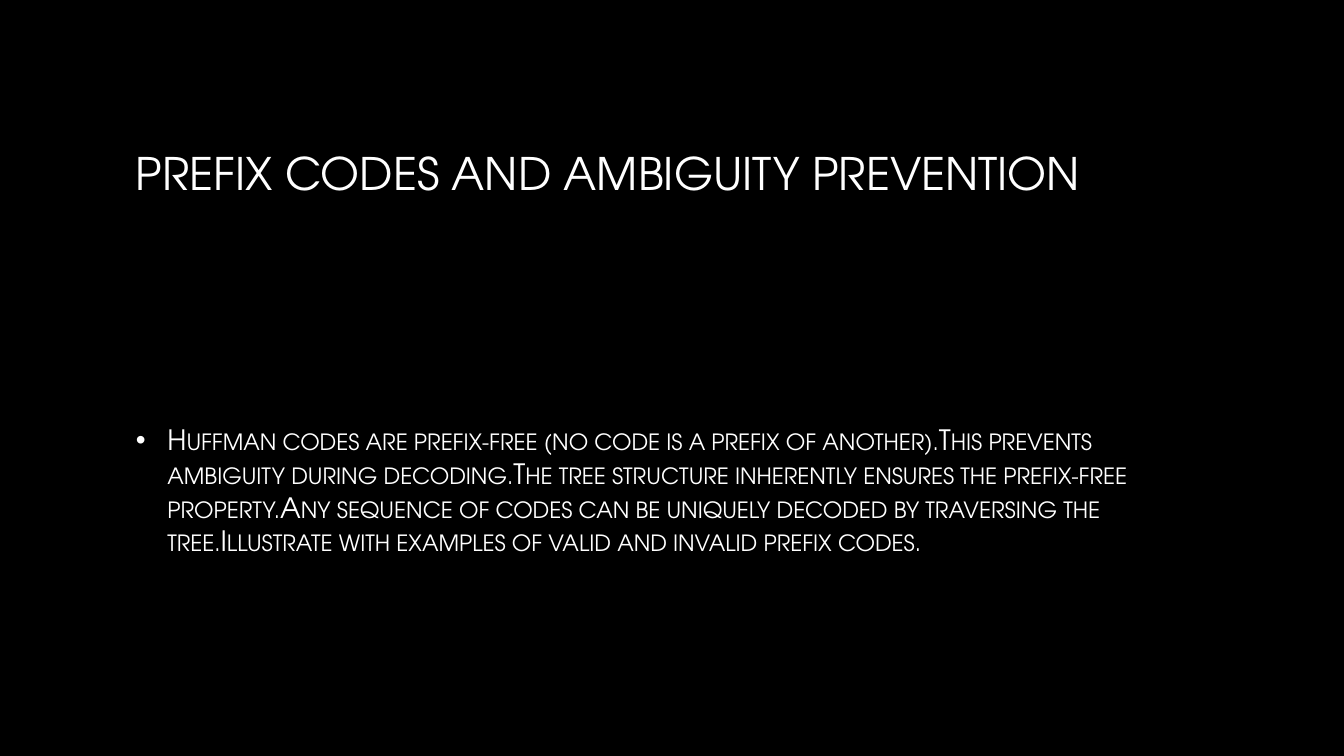
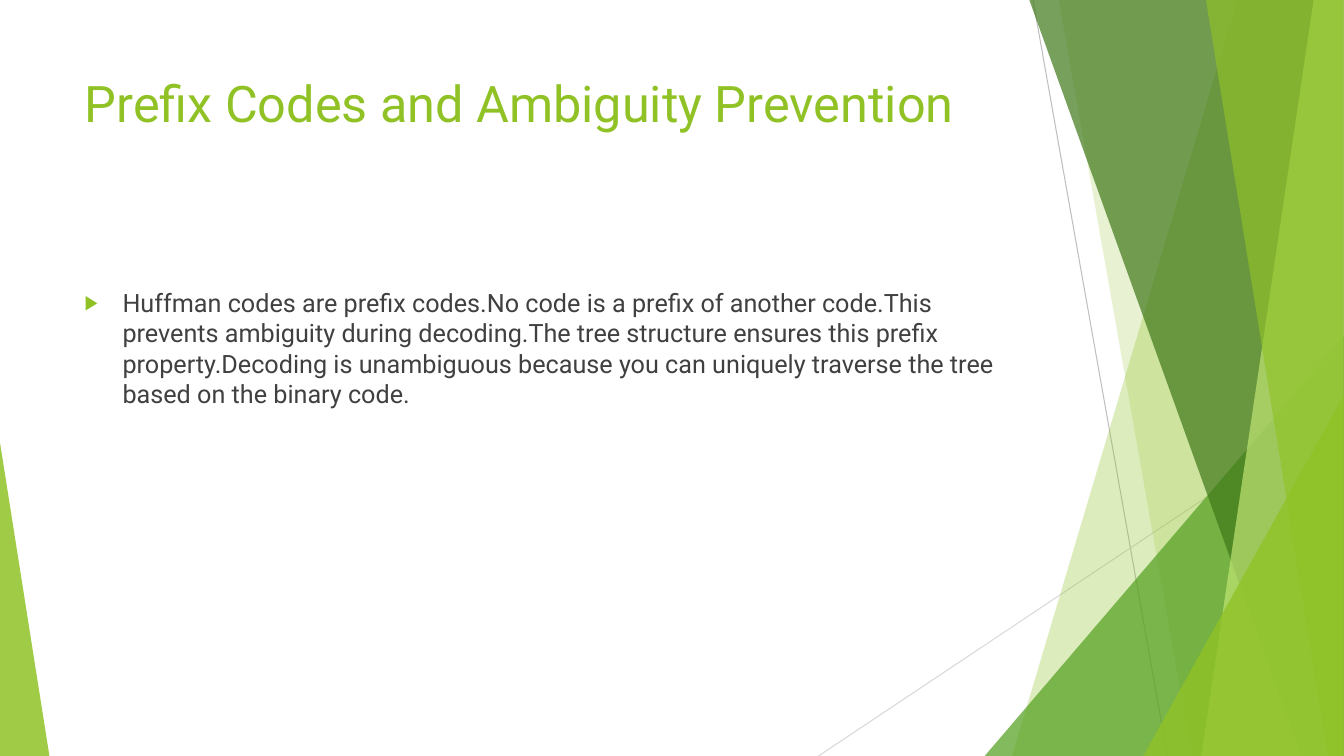
Before and after one commit to AdityaB-11/Pdf_to_presentation_GenAI, a slide deck: slide 12 of output/generated_presentation.pptx. Drawn at 1344x756 pixels with LibreOffice and Linux fonts; fonts in the diff are those of the drawing; background and template pictures are left out. Boxes give left, top, right and bottom in pixels: in the first picture for what was removed or moved away, otherwise in the second. Text is boxed around its words. In the diff, an @@ line names an element or a change of style, - is before the commit and + after.

```diff
--- a/output/generated_presentation.pptx
+++ b/output/generated_presentation.pptx
@@ background picture (left out) to #FFFFFF @@
@@ title "Prefix Codes and Ambiguity Prevention" at [85,83,954,133]: vertical alignment middle to top @@
@@ title at [85,83,954,133]: text changed; size 32 to 36 pt; font TeX Gyre Adventor to Roboto; text colour gradient #FFFFFF to #A6A6A6 to #90C226 @@
-PREFIX CODES AND AMBIGUITY PREVENTION
+Prefix Codes and Ambiguity Prevention
@@ text "Huffman codes are prefix codes.No ..." at [123,293,993,409]: vertical alignment middle to top @@
@@ text at [123,293,993,409]: text changed; size 20 to 18 pt; font TeX Gyre Adventor to Roboto; text colour gradient #FFFFFF to #BFBFBF to #404040 @@
-• Huffman codes are prefix-free (no code is a prefix of another).This prevents ambiguity during decoding.The tree structure inherently ensures the prefix-free property.Any sequence of codes can be uniquely decoded by traversing the tree.Illustrate with examples of valid and invalid prefix codes.
+▶ Huffman codes are prefix codes.No code is a prefix of another code.This prevents ambiguity during decoding.The tree structure ensures this prefix property.Decoding is unambiguous because you can uniquely traverse the tree based on the binary code.
@@ group added at [0,0,1344,756]: 5 freeform shapes, 3 triangles, 2 lines @@
```
Also in this commit, not shown: 10 other slides changed, 4 slides added, 4 slides removed, 5 other files.
